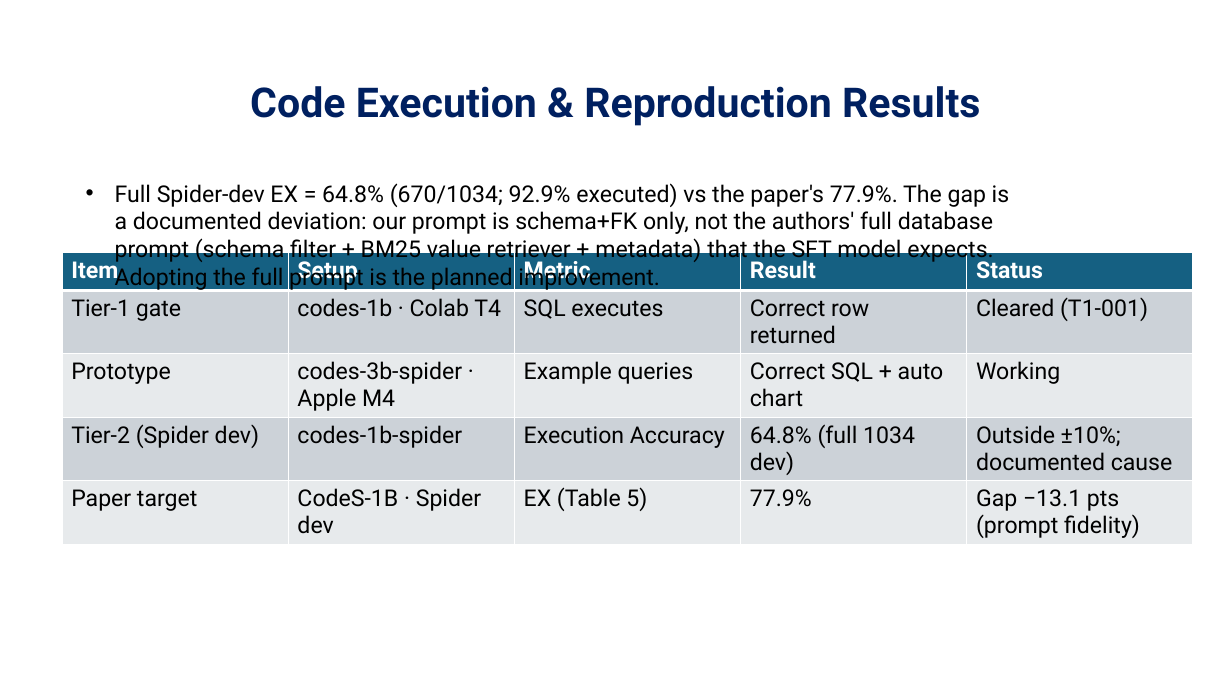
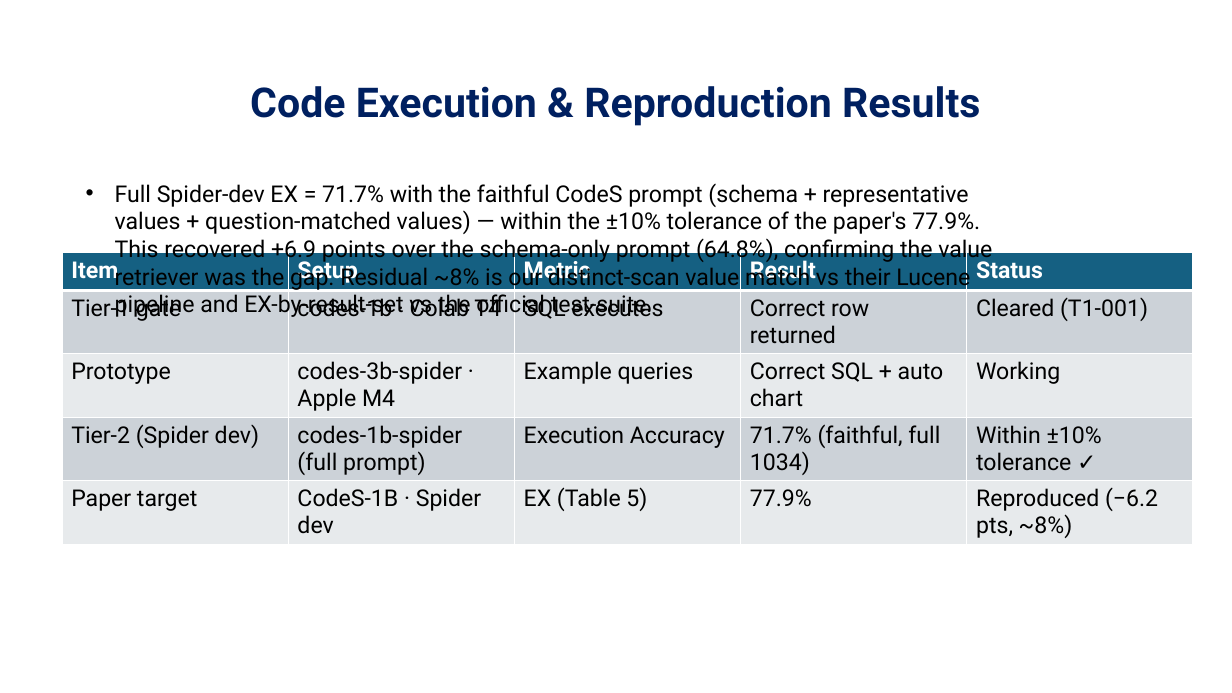
Before and after one commit to jayakanthh/QueryGenie, a slide deck: slide 6 of docs/reviews/Review2_QueryGenie.pptx. Drawn at 1232x693 pixels with LibreOffice and Linux fonts; fonts in the diff are those of the drawing; background and template pictures are left out. Boxes give left, top, right and bottom in pixels: in the first picture for what was removed or moved away, otherwise in the second. Text is boxed around its words. In the diff, an @@ line names an element or a change of style, - is before the commit and + after.

```diff
--- a/docs/reviews/Review2_QueryGenie.pptx
+++ b/docs/reviews/Review2_QueryGenie.pptx
@@ text at [115, 183, 992, 318]: text changed @@
-• Full Spider-dev EX = 64.8% (670/1034; 92.9% executed) vs the paper's 77.9%. The gap is a documented deviation: our prompt is schema+FK only, not the authors' full database prompt (schema filter + BM25 value retriever + metadata) that the SFT model expects. Adopting the full prompt is the planned improvement.
+• Full Spider-dev EX = 71.7% with the faithful CodeS prompt (schema + representative values + question-matched values) — within the ±10% tolerance of the paper's 77.9%. This recovered +6.9 points over the schema-only prompt (64.8%), confirming the value retriever was the gap. Residual ~8% is our distinct-scan value match vs their Lucene pipeline and EX-by-result-set vs the official test-suite.
@@ table at [62, 253, 1194, 542] @@
-row 4: Tier-2 (Spider dev) | codes-1b-spider | Execution Accuracy | 64.8% (full 1034 dev) | Outside ±10%; documented cause
+row 4: Tier-2 (Spider dev) | codes-1b-spider (full prompt) | Execution Accuracy | 71.7% (faithful, full 1034) | Within ±10% tolerance ✓
-row 5, column 5: Gap −13.1 pts (prompt fidelity)
+row 5, column 5: Reproduced (−6.2 pts, ~8%)
```
Also in this commit, not shown: 1 other slide changed, 3 other files.
